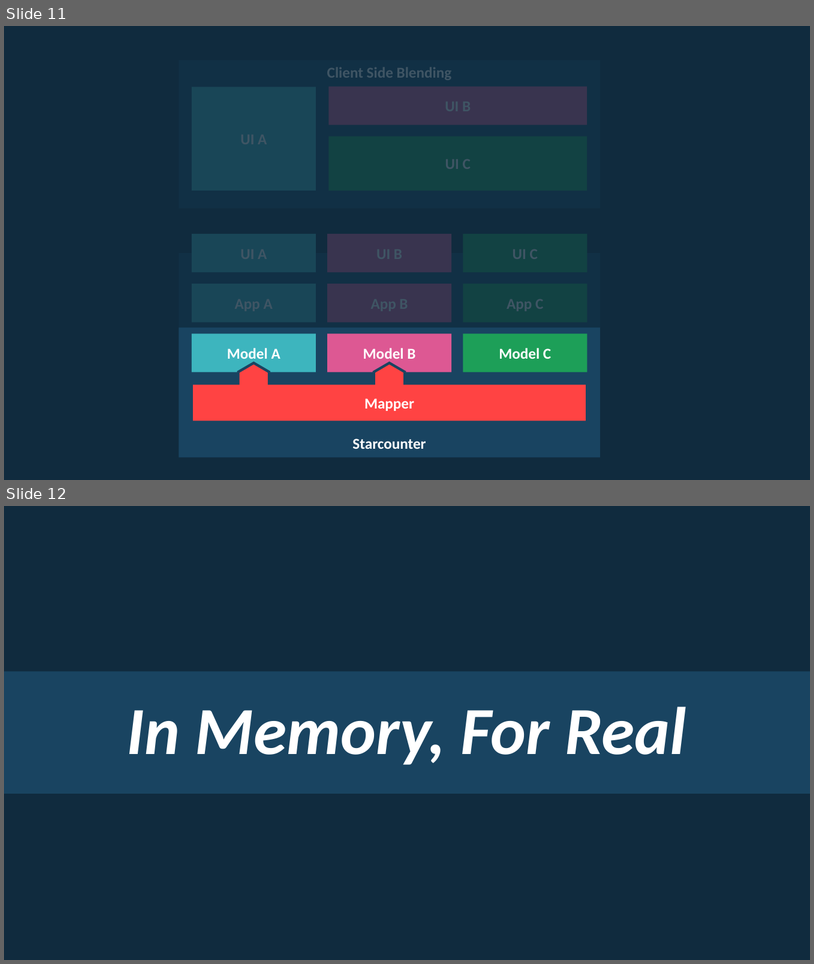
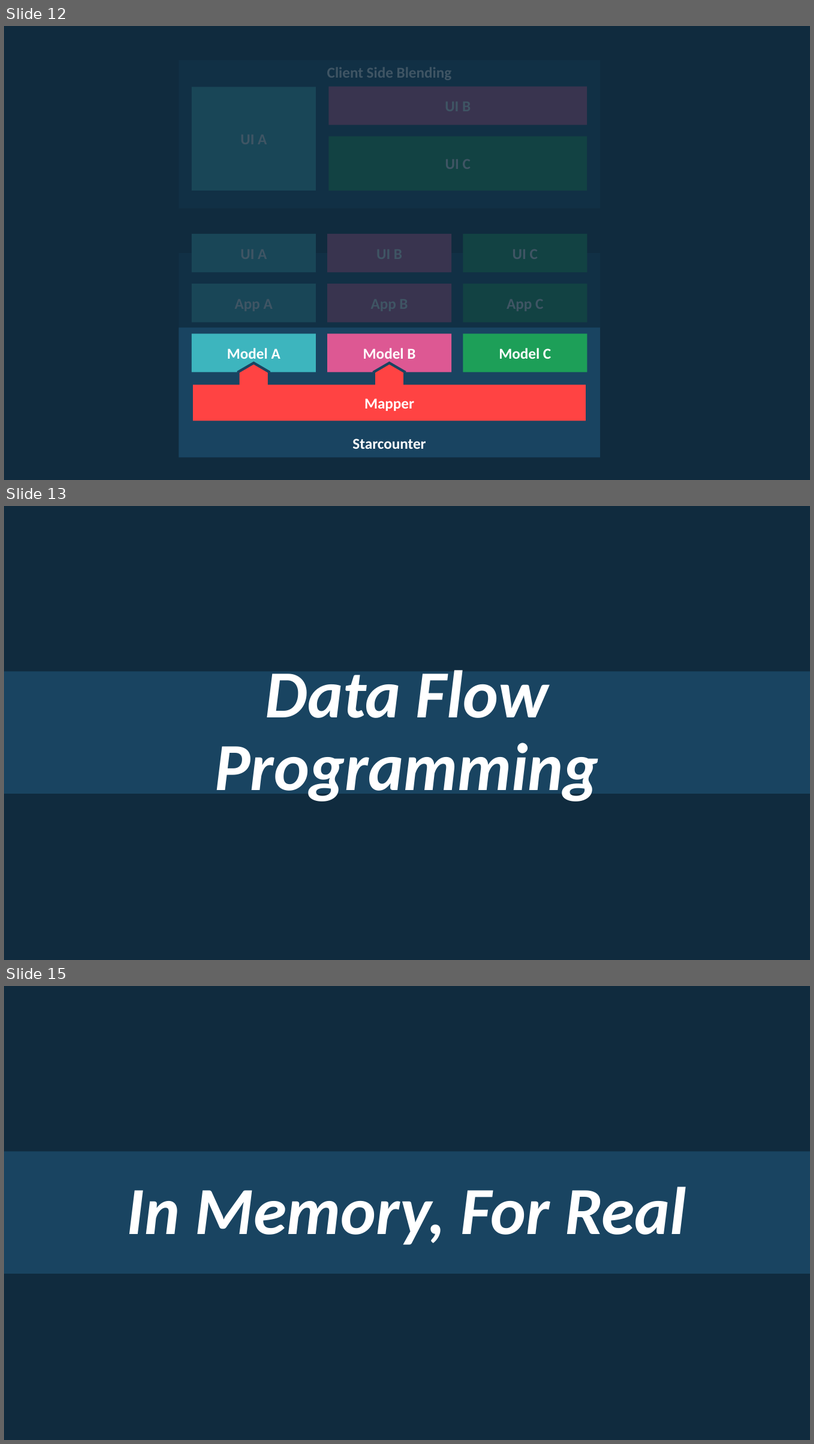
Before and after one commit to rogeralsing/Presentations, a slide deck: Starcounter/usa.pptx. Shown one above the other, each under a label of ours: slides 11 and 12 before the commit, slides 12, 13 and 15 after it; the slides between them are not shown. The pictures are 814x964 and 814x1444 pixels, drawn with LibreOffice and Linux fonts; fonts in the diff are those of the drawing. Boxes give left, top, right and bottom in pixels: in the first picture for what was removed or moved away, otherwise in the second. Text is boxed around its words. In the diff, an @@ line names an element or a change of style, - is before the commit and + after.

```diff
--- a/Starcounter/usa.pptx
+++ b/Starcounter/usa.pptx
@@ slide 13 added at [4,506,810,960], background #102B3E @@
@@ rectangle added at [4,671,810,793], fill #194461 @@
@@ title added at [215,670,599,801], 80 pt, text #FFFFFF, bold, italic @@
+Data Flow Programming
@@ what was slide 11 is now slide 12 @@
@@ what was slide 12 is now slide 15 @@
```
Also in this commit, not shown: 2 slides changed, 5 other slides added, 1 slide removed.
